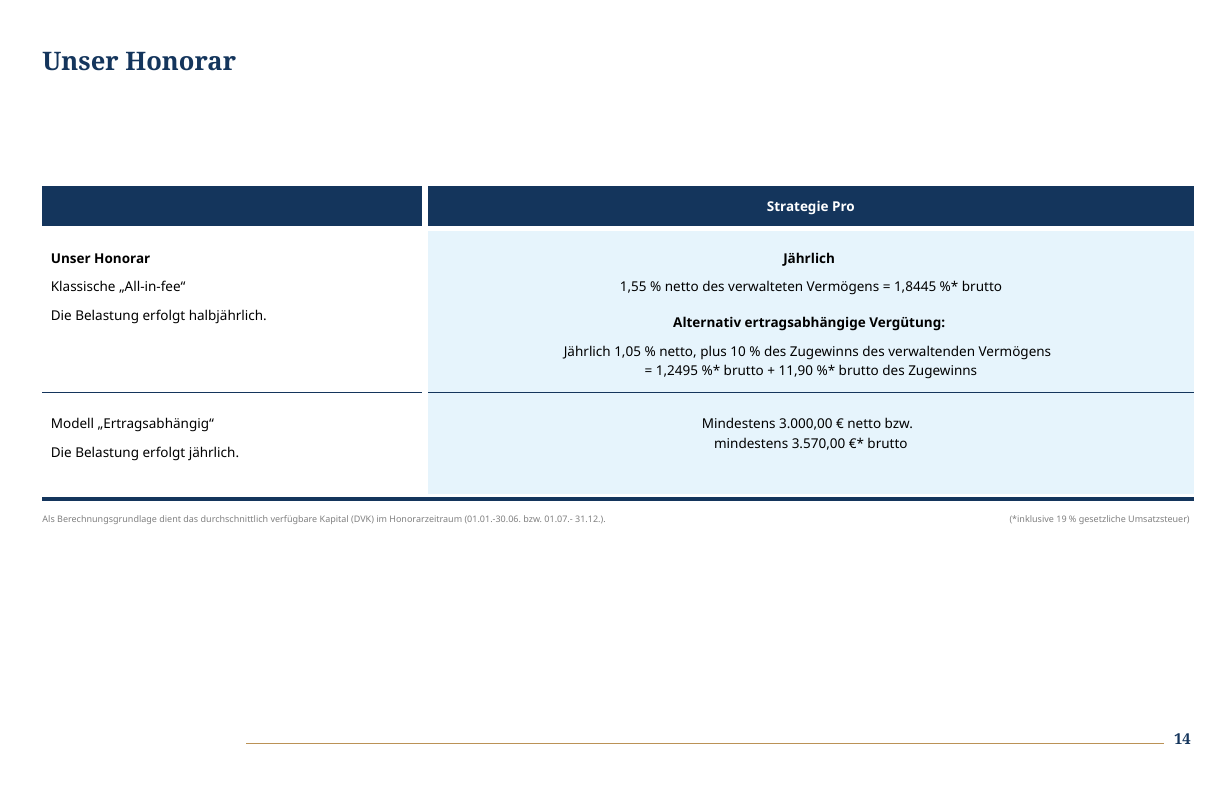
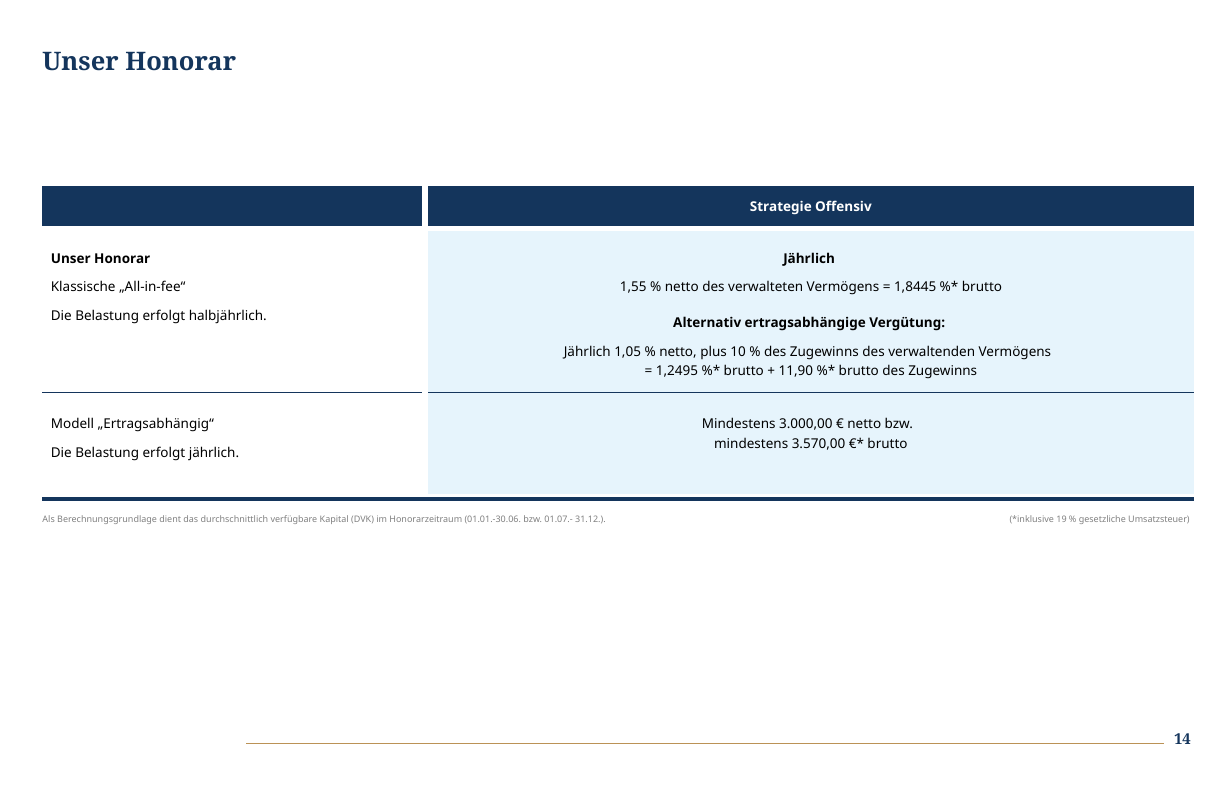
Before and after one commit to FFPBAM/Performancetool, a slide deck: slide 14 of Vorlage/Vorlage_Thema_Offensiv.pptx. Drawn at 1232x786 pixels with LibreOffice and Linux fonts; fonts in the diff are those of the drawing; background and template pictures are left out. Boxes give left, top, right and bottom in pixels: in the first picture for what was removed or moved away, otherwise in the second. Text is boxed around its words. In the diff, an @@ line names an element or a change of style, - is before the commit and + after.

```diff
--- a/Vorlage/Vorlage_Thema_Offensiv.pptx
+++ b/Vorlage/Vorlage_Thema_Offensiv.pptx
@@ table at [42,186,1192,498] @@
-row 1, column 5: Strategie Pro
+row 1, column 5: Strategie Offensiv
```
Also in this commit, not shown: 3 other files.
